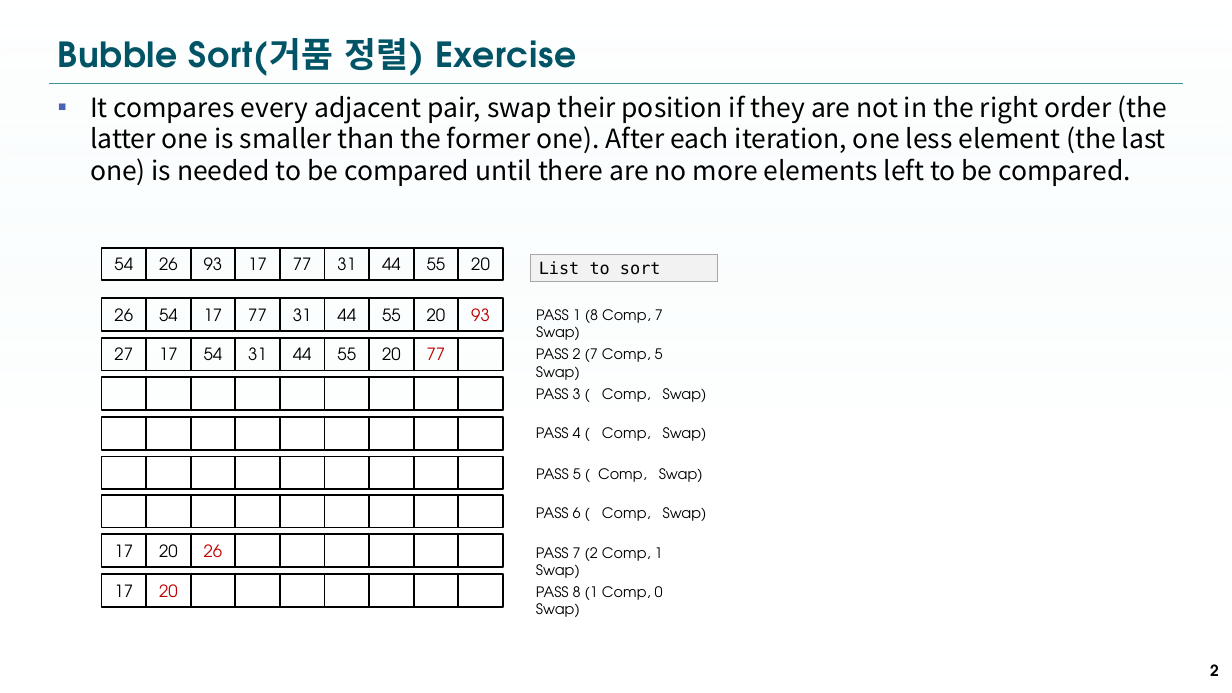
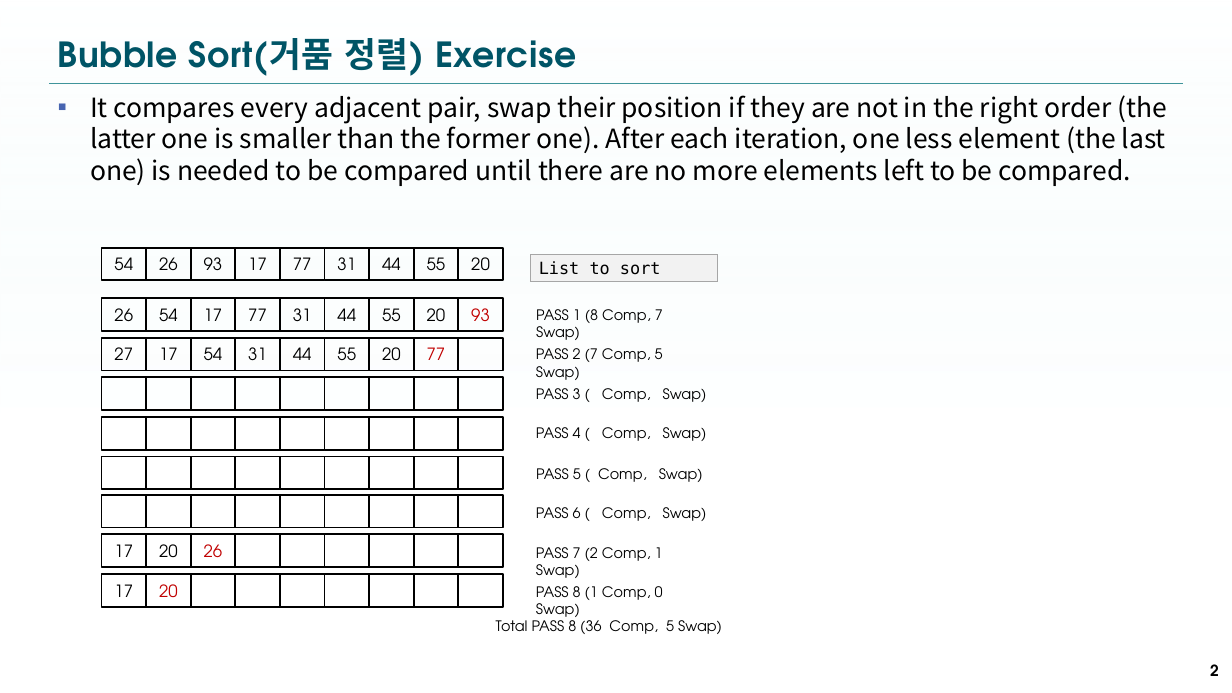
Before and after one commit to idebtor/nowic, a slide deck: slide 2 of ppts/5-0 SortingQuizzes.pptx. Drawn at 1232x693 pixels with LibreOffice and Linux fonts; fonts in the diff are those of the drawing; background and template pictures are left out. Boxes give left, top, right and bottom in pixels: in the first picture for what was removed or moved away, otherwise in the second. Text is boxed around its words. In the diff, an @@ line names an element or a change of style, - is before the commit and + after.

```diff
--- a/ppts/5-0 SortingQuizzes.pptx
+++ b/ppts/5-0 SortingQuizzes.pptx
@@ text added at [496,616,722,634], 12 pt, text #000000 @@
+Total PASS 8 (36 Comp, 5 Swap)
```
Also in this commit, not shown: 2 other slides changed, 1 other file.
